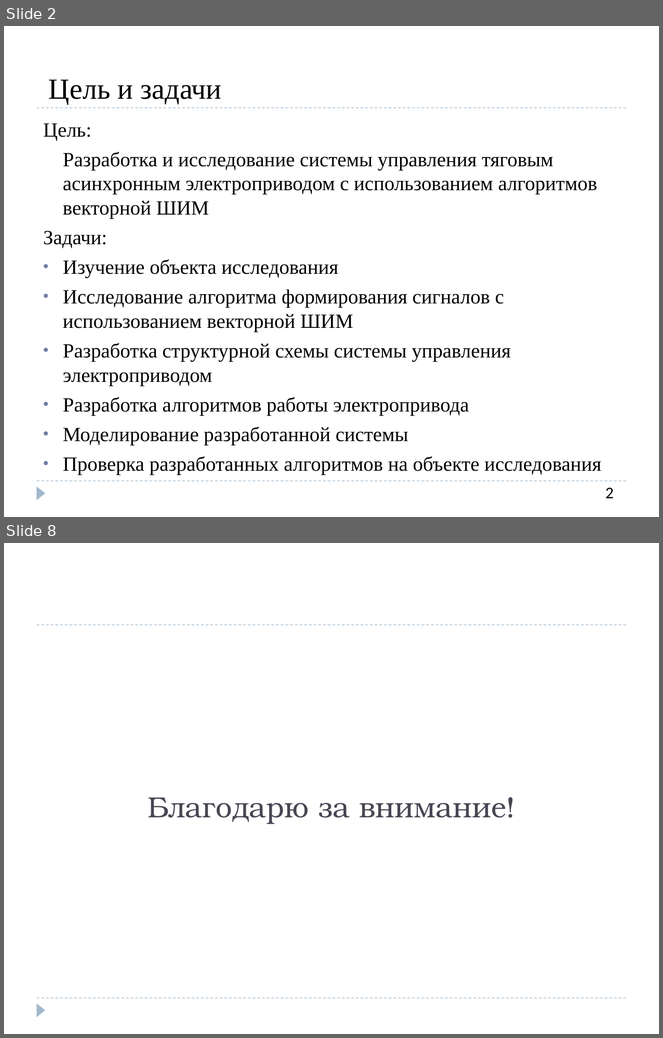
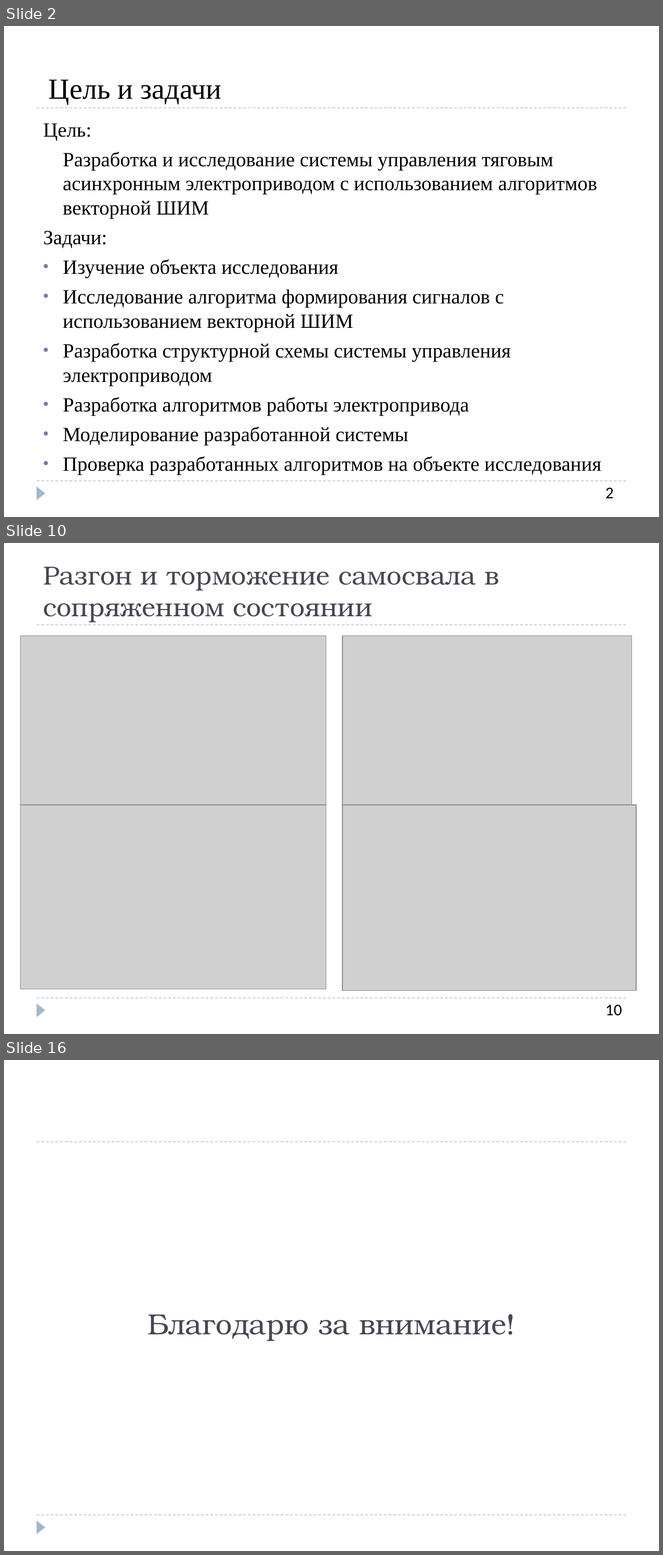
Before and after one commit to SozonovAA/dissertation, a slide deck: Конечный вариант/СозоновА.А._5404_Презентация к диплому.pptx. Shown one above the other, each under a label of ours: slides 2 and 8 before the commit, slides 2, 10 and 16 after it; the slides between them are not shown. The pictures are 663x1038 and 663x1555 pixels, drawn with LibreOffice and Linux fonts; fonts in the diff are those of the drawing; grey boxes stand for pictures. Boxes give left, top, right and bottom in pixels: in the first picture for what was removed or moved away, otherwise in the second. Text is boxed around its words. In the diff, an @@ line names an element or a change of style, - is before the commit and + after.

```diff
--- a/Конечный вариант/СозоновА.А._5404_Презентация к диплому.pptx
+++ b/Конечный вариант/СозоновА.А._5404_Презентация к диплому.pptx
@@ slide 10 added at [4,543,659,1034], background #FFFFFF; not listed: 3 template elements that a slide beside it also shows @@
@@ title added at [43,566,500,623], 28.8 pt, text #464653 @@
+Разгон и торможение самосвала в сопряженном состоянии
@@ picture added at [21,636,326,805] @@
@@ picture added at [343,636,632,805] @@
@@ picture added at [21,805,326,989] @@
@@ picture added at [343,805,637,991] @@
@@ text added at [606,1005,622,1016], 18 pt, text #000000 @@
+10
@@ what was slide 8 is now slide 16 @@
```
Also in this commit, not shown: 5 slides changed, 7 other slides added, 1 other file.
